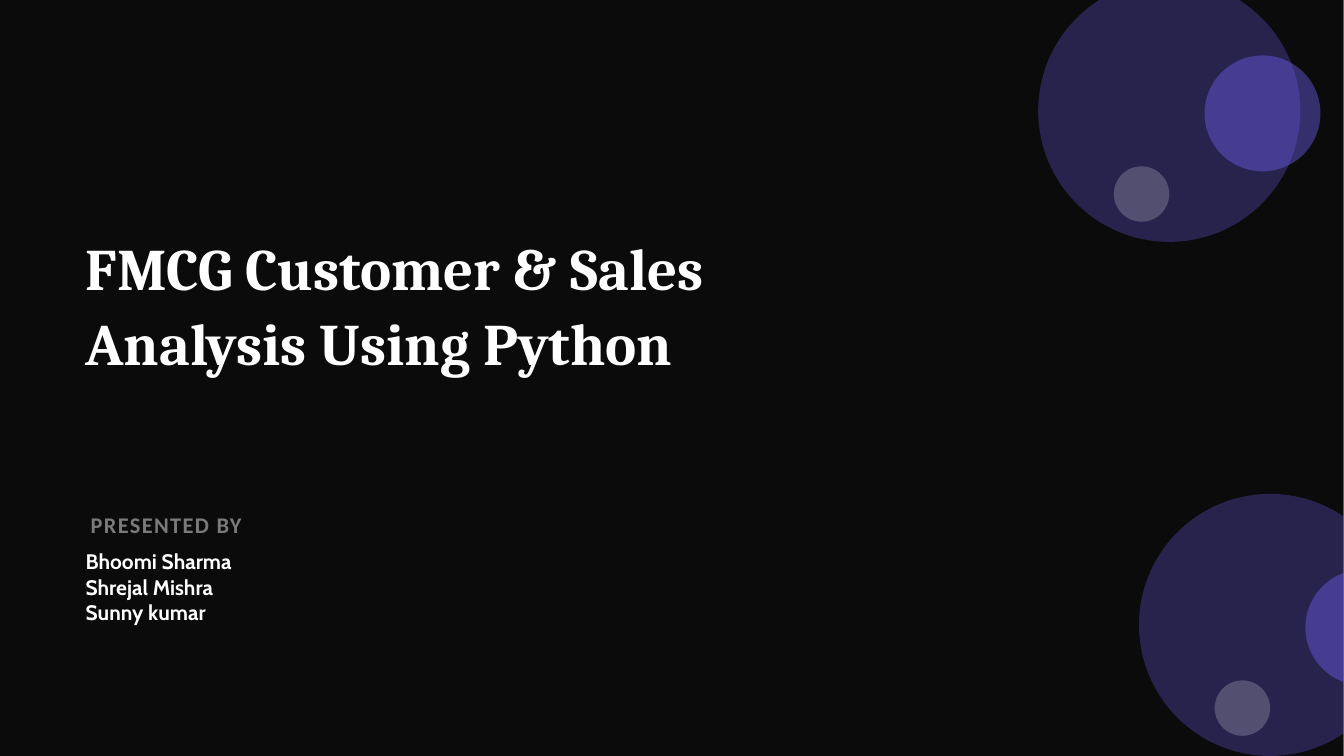
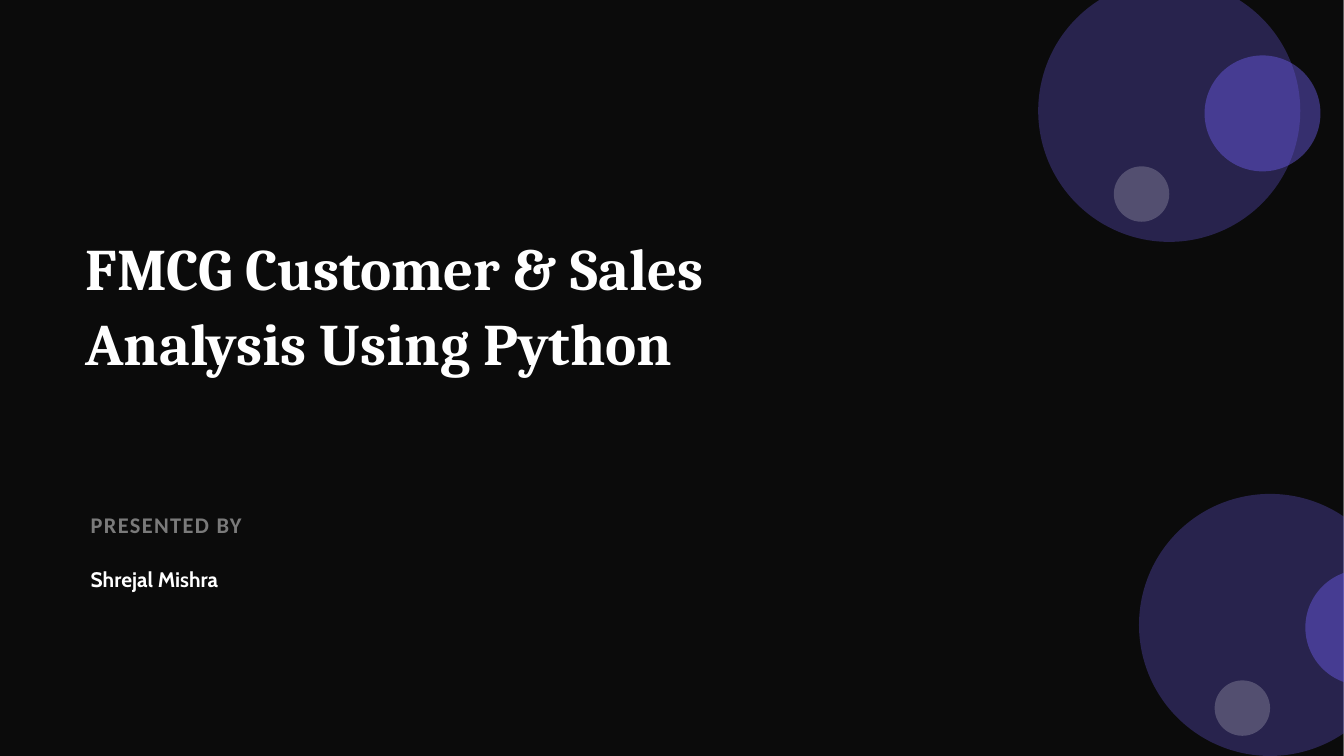
Before and after one commit to shrejalmishra99-lab/fmcg-customer-sales-analysis, a slide deck: slide 1 of FMCG.pptx. Drawn at 1344x756 pixels with LibreOffice and Linux fonts; fonts in the diff are those of the drawing. Boxes give left, top, right and bottom in pixels: in the first picture for what was removed or moved away, otherwise in the second. Text is boxed around its words. In the diff, an @@ line names an element or a change of style, - is before the commit and + after.

Commit message:
Update presentation

```diff
--- a/FMCG.pptx
+++ b/FMCG.pptx
@@ text at (91, 571, 218, 592): text changed @@
-Bhoomi Sharma
-Shrejal Mishra
-Sunny kumar
+Shrejal Mishra
```
